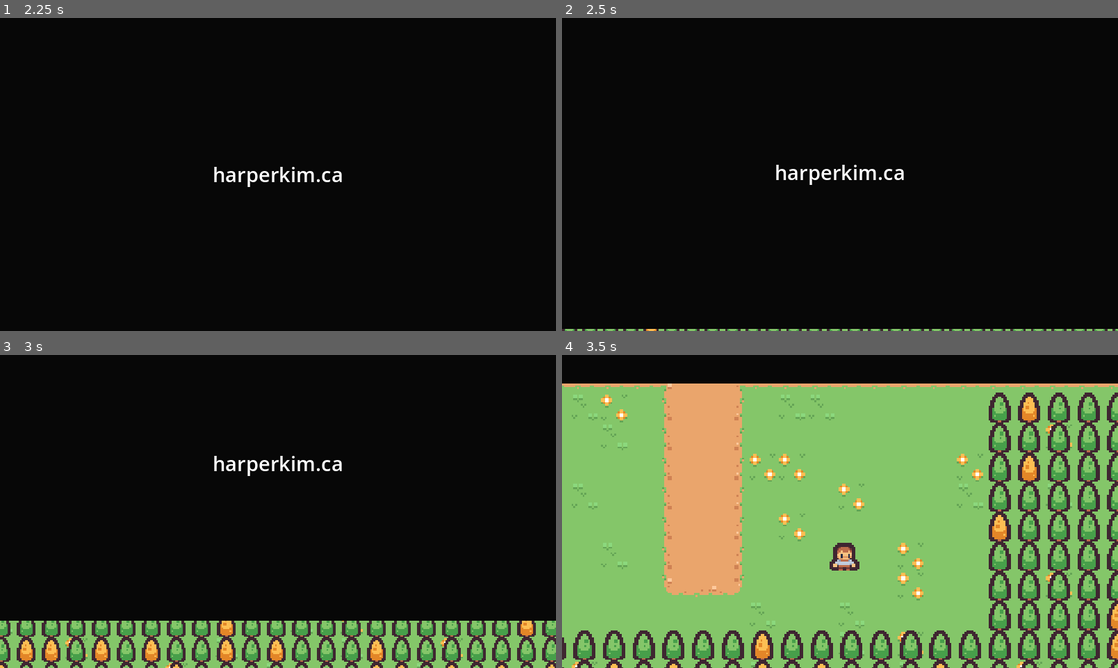
Above: before the commit, frames 1-4 (two rows, left to right).
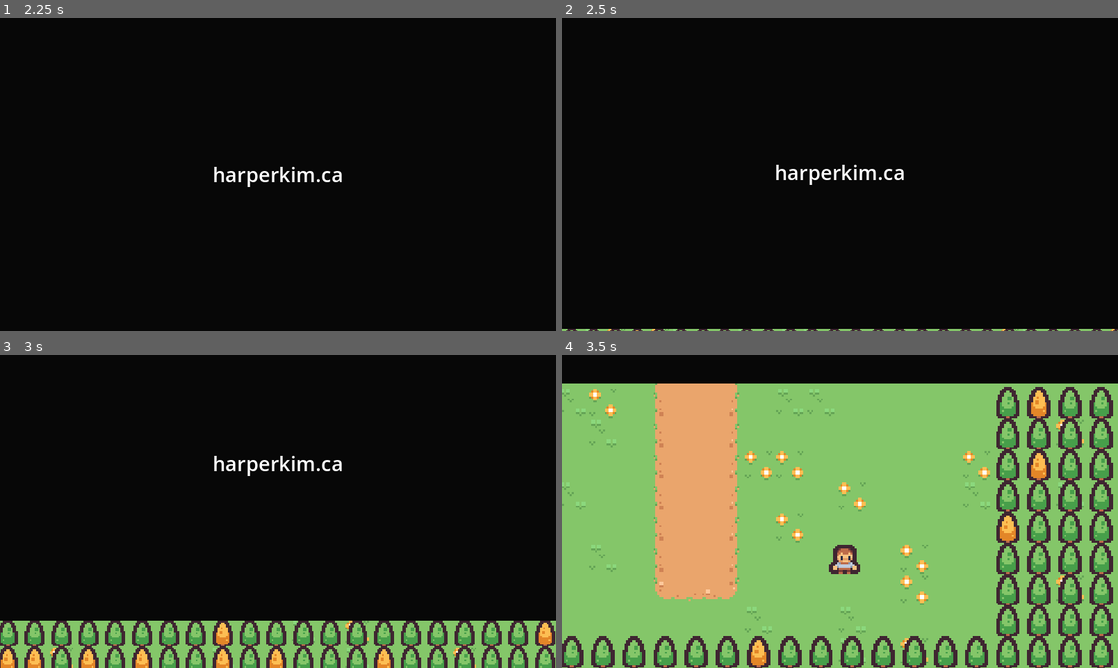
Above: after the commit, the same moments.

Repository: imkimdol/website
Game: Godot game, scene res://main_scene.tscn
Same seed, same stepped clock (60 frames per second), same inputs: the game is played once before the commit and once after it.
Inputs (mouse positions are in pixels of both pictures, inside the frame that each line leads up to):
- Up to frame 1 (2.25 s): tap Enter (ui_accept) at 0.5, 0.77 s; move the mouse to (400, 158) at 0.52 s; hold D (ui_right) 0.53-1.25 s; tap O at 0.6, 2.1 s; click (400, 158) at 0.67 s; drag from (166, 190) to (227, 61) at 1.27 s; move the mouse to (333, 105) at 2.02 s; hold D (ui_right) from 2.03 s (still down)
- Up to frame 2 (2.5 s): keep holding D (ui_right)
- Up to frame 3 (3 s): release D (ui_right) at 2.75 s; drag from (250, 574) to (261, 373) at 2.77 s
- Up to frame 4 (3.5 s): no input

Frame 1 is identical in both runs. In frame 2, 0.4% of the frame differs, in the area x 0-100%, y 99-100%; in frame 3, 10%; in frame 4, 24%, in the area x 0-100%, y 9-100%.

Commit message:
Add camera easing for intro cutscene

Diff:
--- a/camera.gd
+++ b/camera.gd
@@ -11,8 +11,12 @@
 func on_unfocus_camera():
 	zoom_to(Vector2(2.25, 2.25), 1)
 
-func zoom_to(amount: Vector2, duration: float):
+func zoom_to(amount: Vector2, duration: float,
+ease: Tween.EaseType = Tween.EASE_IN_OUT,
+trans: Tween.TransitionType = Tween.TRANS_LINEAR):
 	if tween:
 		tween.kill()
 	tween = get_tree().create_tween()
+	tween.set_ease(ease)
+	tween.set_trans(trans)
 	tween.tween_property(self, "zoom", amount, duration)
--- a/main_scene.tscn
+++ b/main_scene.tscn
@@ -79,10 +79,10 @@
 tracks/2/interp = 1
 tracks/2/loop_wrap = true
 tracks/2/keys = {
-"times": PackedFloat32Array(2.3),
+"times": PackedFloat32Array(2.2),
 "transitions": PackedFloat32Array(1),
 "values": [{
-"args": [Vector2(2.25, 2.25), 2.5],
+"args": [Vector2(2.25, 2.25), 4.0, 1, 4],
 "method": &"zoom_to"
 }]
 }
@@ -194,6 +194,7 @@
 
 [node name="MainScene" type="Node2D"]
 script = ExtResource("1_u3254")
+rect_relative_x_pos = 2.08165e-12
 rect_relative_y_pos = 2.08167e-17
 
 [node name="TileMap" type="TileMap" parent="."]
